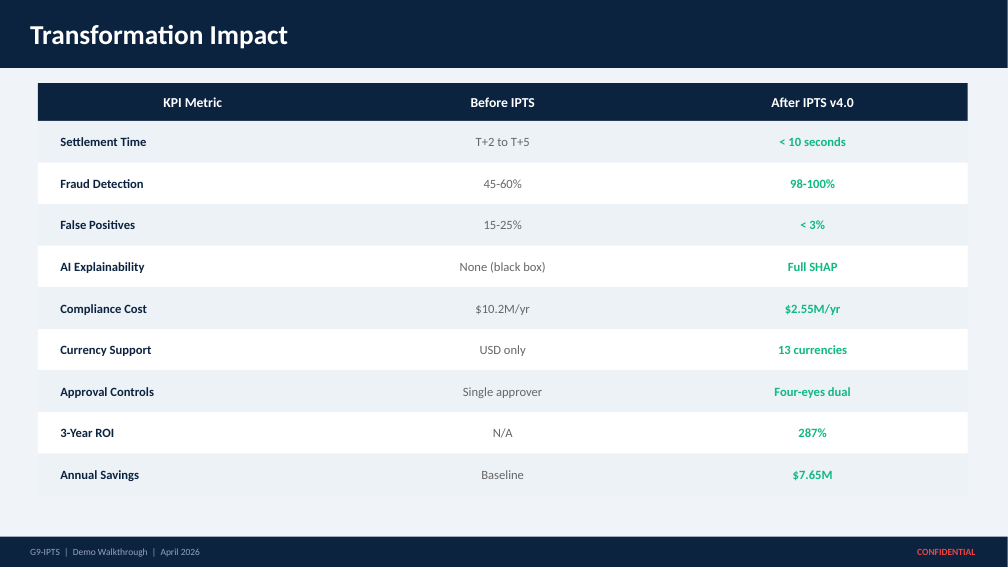
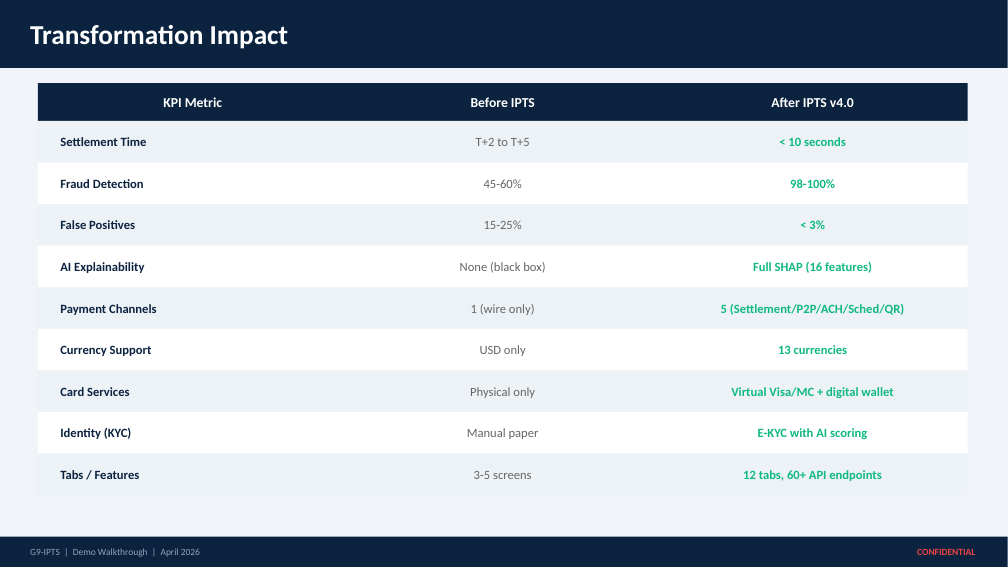
Before and after one commit to mohammedidriss/G9-IPTS, a slide deck: slide 45 of docs/G9-IPTS_Demo_Walkthrough.pptx (slide 32 before the commit). Drawn at 1008x567 pixels with LibreOffice and Linux fonts; fonts in the diff are those of the drawing. Boxes give left, top, right and bottom in pixels: in the first picture for what was removed or moved away, otherwise in the second. Text is boxed around its words. In the diff, an @@ line names an element or a change of style, - is before the commit and + after.

Commit message:
Update screenshots

```diff
--- a/docs/G9-IPTS_Demo_Walkthrough.pptx
+++ b/docs/G9-IPTS_Demo_Walkthrough.pptx
@@ text at (753,262,872,273): text changed @@
-Full SHAP
+Full SHAP (16 features)
@@ text at (60,304,157,315): text changed @@
-Compliance Cost
+Payment Channels
@@ text at (471,304,535,315): text changed @@
-$10.2M/yr
+1 (wire only)
@@ text at (721,304,904,315): text changed @@
-$2.55M/yr
+5 (Settlement/P2P/ACH/Sched/QR)
@@ text at (60,387,129,396): text changed @@
-Approval Controls
+Card Services
@@ text at (470,387,535,398): text changed @@
-Single approver
+Physical only
@@ text at (731,387,893,398): text changed @@
-Four-eyes dual
+Virtual Visa/MC + digital wallet
@@ text at (60,428,131,439): text changed @@
-3-Year ROI
+Identity (KYC)
@@ text at (467,428,539,439): text changed @@
-N/A
+Manual paper
@@ text at (758,428,867,439): text changed @@
-287%
+E-KYC with AI scoring
@@ text at (60,470,140,479): text changed @@
-Annual Savings
+Tabs / Features
@@ text at (474,471,531,479): text changed @@
-Baseline
+3-5 screens
@@ text at (743,470,881,481): text changed @@
-$7.65M
+12 tabs, 60+ API endpoints
```
Also in this commit, not shown: 6 other slides changed, 16 slides added, 3 slides removed, 20 other files.
